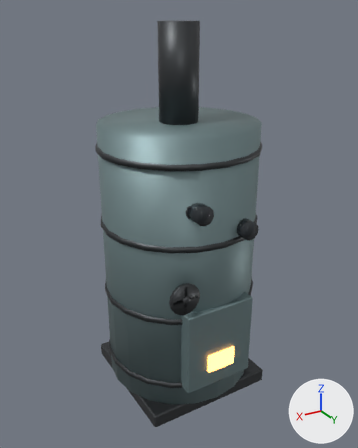
The glTF model assets/facility/modules/boiler_unit.glb as it was, and as the next commit left it.
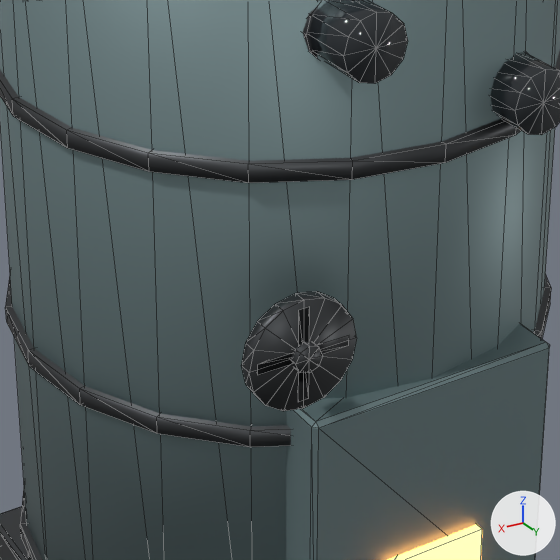
Each version is shown whole from a 50 mm camera at (1.933, 3.223, 3.066) aimed at (0.02, 0.035, 1.472), then close up on the part from 29% to 71% of the width and 45% to 79% of the height. Arrows for +X, +Y and +Z are at lower right; the lights stay in place. The last two pictures show the newer version. The close-ups show mesh edges as thin lines. Vertices at exactly the same position are counted once.

The scene before the commit, as lines of its bpy script (objects in view):
```python
me_boiler_unit = bpy.data.meshes.new('boiler_unit')
me_boiler_unit.from_pydata(...)  # 472 vertices, 876 faces; spans x -0.63..0.63, y -0.63..0.7, z 0.0..3.0
# faces by material slot: [644, 124, 12, 96]
me_boiler_unit.materials.append(mat_steel_dark)  # dark grey #4b4d50
me_boiler_unit.materials.append(mat_steel_door)  # grey #798e90
me_boiler_unit.materials.append(mat_lamp_fire)  # orange #ffa050, glowing orange #ffa050
me_boiler_unit.materials.append(mat_glass_dark)  # dark grey #272c30
ob_boiler_unit = bpy.data.objects.new('boiler_unit', me_boiler_unit)
ob_boiler_unit.location = (0.0, 0.0, 0.0)
```
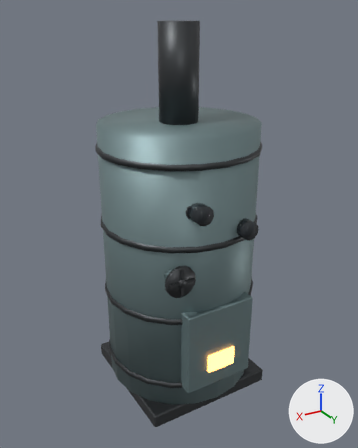
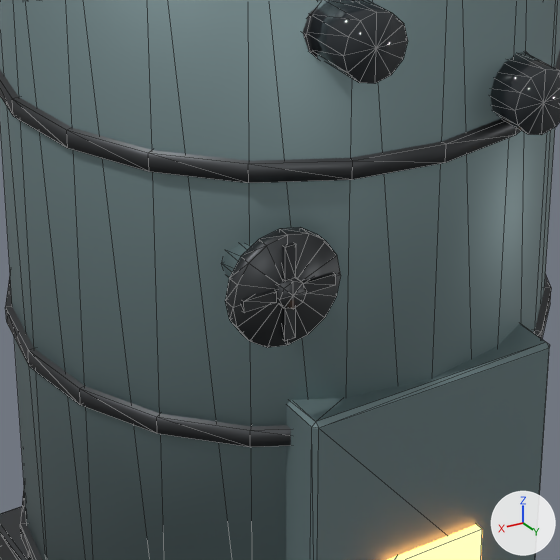
Location of each change, [x1, y1, x2, y2] in pixels of the close-ups (560 x 560 px; the box of a moved part takes in the faces that stretch with it):
```json
{"part": 1, "of": "me_boiler_unit", "change": "moved or reshaped", "before": [242, 291, 357, 411], "after": [225, 227, 341, 348]}
{"part": 2, "of": "me_boiler_unit", "change": "added", "after": [301, 272, 336, 294]}
{"part": 3, "of": "me_boiler_unit", "change": "moved or reshaped", "before": [291, 342, 323, 373], "after": [276, 278, 307, 309]}
{"part": 4, "of": "me_boiler_unit", "change": "added", "after": [282, 307, 296, 341]}
{"part": 5, "of": "me_boiler_unit", "change": "added", "after": [282, 242, 296, 281]}
{"part": 6, "of": "me_boiler_unit", "change": "added", "after": [241, 290, 277, 313]}
{"part": 7, "of": "me_boiler_unit", "change": "added", "after": [222, 243, 254, 278]}
{"part": 8, "of": "me_boiler_unit", "change": "deleted", "before": [258, 335, 349, 375]}
{"part": 9, "of": "me_boiler_unit", "change": "deleted", "before": [298, 307, 310, 400]}
```

Edits to the scene script, one JSON object a line:
```json
{"block": "me_boiler_unit", "where": "# used by ob_boiler_unit; location = (0.0, 0.0, 0.0)"}
{"op": "remove", "block": "me_boiler_unit", "code": "me_boiler_unit.from_pydata(...)  # 472 vertices, 876 faces; spans x -0.63..0.63, y -0.63..0.7, z 0.0..3.0"}
{"op": "add", "block": "me_boiler_unit", "code": "me_boiler_unit.from_pydata(...)  # 514 vertices, 948 faces; spans x -0.63..0.63, y -0.63..0.68, z 0.0..3.0"}
{"block": "me_boiler_unit", "change": "me_boiler_unit part 1: the loose piece of 34 vertices spanning x 0.23..0.47, y 0.65..0.68, z 1.08..1.32 is moved by (0.0, -0.06, 0.11)"}
{"block": "me_boiler_unit", "change": "me_boiler_unit part 2: a new loose piece, a box spanning x 0.248..0.32, y 0.6..0.63, z 1.298..1.322, in mat_steel_dark (dark grey #4b4d50)"}
{"block": "me_boiler_unit", "change": "me_boiler_unit part 3: the loose piece of 18 vertices spanning x 0.32..0.38, y 0.58..0.7, z 1.17..1.23 is moved by (0.0, -0.06, 0.11)"}
{"block": "me_boiler_unit", "change": "me_boiler_unit part 4: a new loose piece, a box spanning x 0.338..0.362, y 0.6..0.63, z 1.208..1.28, in mat_steel_dark (dark grey #4b4d50)"}
{"block": "me_boiler_unit", "change": "me_boiler_unit part 5: a new loose piece, a box spanning x 0.338..0.362, y 0.6..0.63, z 1.34..1.412, in mat_steel_dark (dark grey #4b4d50)"}
{"block": "me_boiler_unit", "change": "me_boiler_unit part 6: a new loose piece, a box spanning x 0.38..0.452, y 0.6..0.63, z 1.298..1.322, in mat_steel_dark (dark grey #4b4d50)"}
{"block": "me_boiler_unit", "change": "me_boiler_unit part 7: a new loose piece, a 12-sided cylinder along y spanning x 0.29..0.41, y 0.46..0.6, z 1.25..1.36, in mat_steel_door (grey #798e90)"}
{"block": "me_boiler_unit", "change": "me_boiler_unit part 8: the loose piece of 8 vertices spanning x 0.25..0.45, y 0.65..0.68, z 1.19..1.21 is deleted"}
{"block": "me_boiler_unit", "change": "me_boiler_unit part 9: the loose piece of 8 vertices spanning x 0.34..0.36, y 0.65..0.68, z 1.1..1.3 is deleted"}
```
